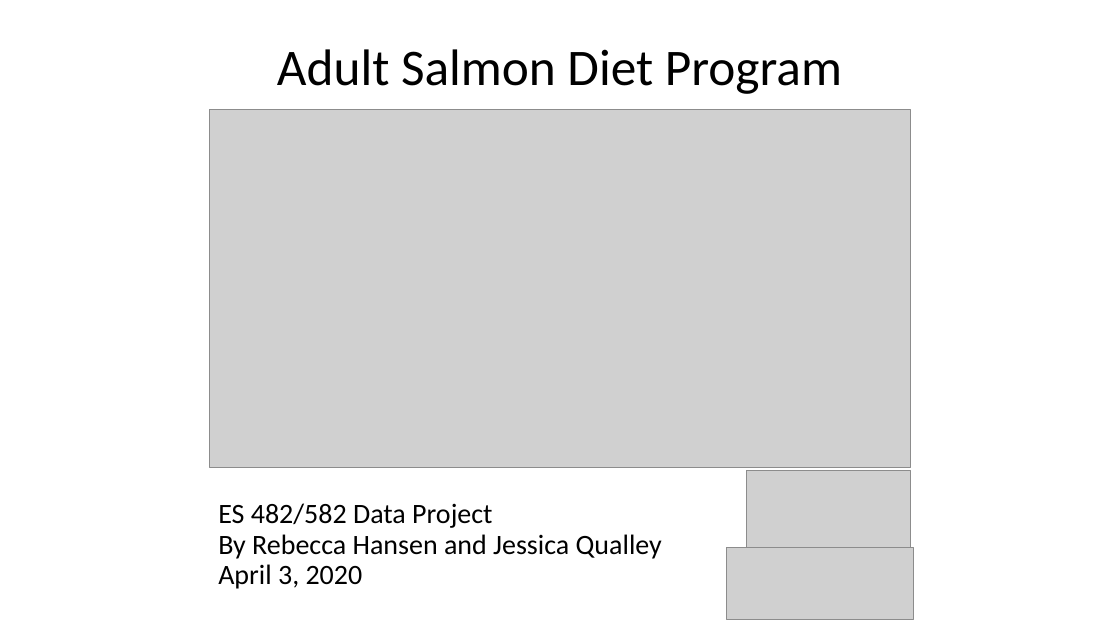
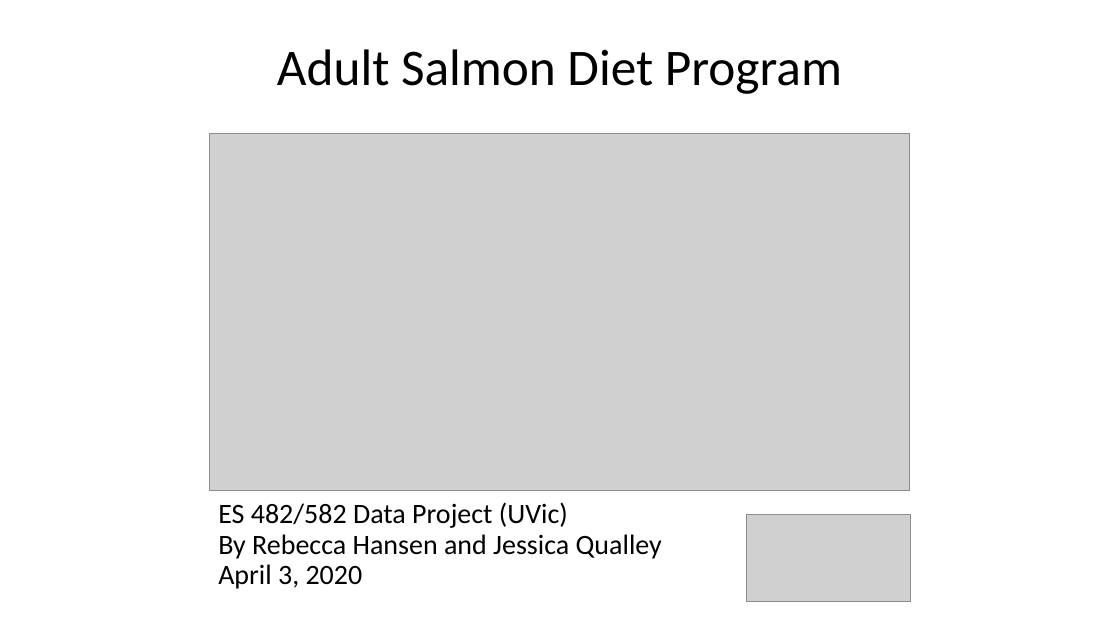
Before and after one commit to rghansen/ES482, a slide deck: slide 1 of ES data project presentation_salmon diet.pptx. Drawn at 1120x630 pixels with LibreOffice and Linux fonts; fonts in the diff are those of the drawing; grey boxes stand for pictures. Boxes give left, top, right and bottom in pixels: in the first picture for what was removed or moved away, otherwise in the second. Text is boxed around its words. In the diff, an @@ line names an element or a change of style, - is before the commit and + after.

```diff
--- a/ES data project presentation_salmon diet.pptx
+++ b/ES data project presentation_salmon diet.pptx
@@ picture: place and size @@
-picture at box(210, 110, 910, 467)
+picture at box(209, 133, 910, 490)
@@ text at box(218, 502, 662, 589): text changed @@
-ES 482/582 Data Project
-By Rebecca Hansen and Jessica Qualley
-April 3, 2020
+ES 482/582 Data Project (UVic)
+By Rebecca Hansen and Jessica Qualley
+April 3, 2020
@@ picture: place and size @@
-picture at box(747, 471, 911, 558)
+picture at box(746, 515, 910, 602)
@@ picture removed at box(727, 547, 913, 619) @@
```
Also in this commit, not shown: 3 other slides changed.
